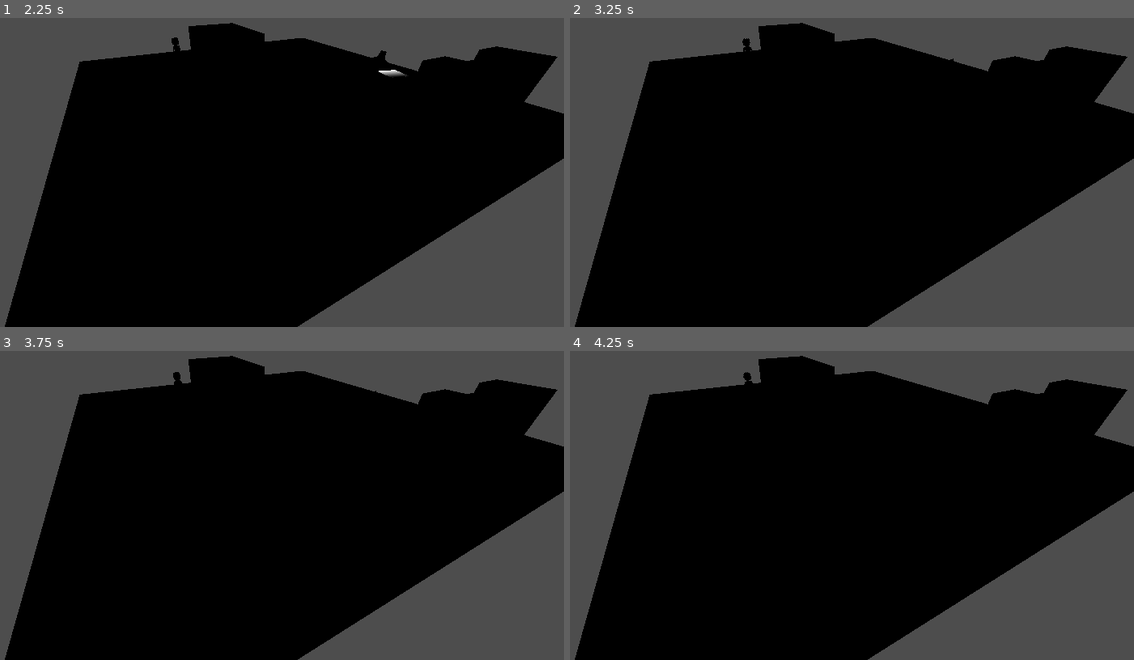
Above: before the commit, frames 1-4 (two rows, left to right).
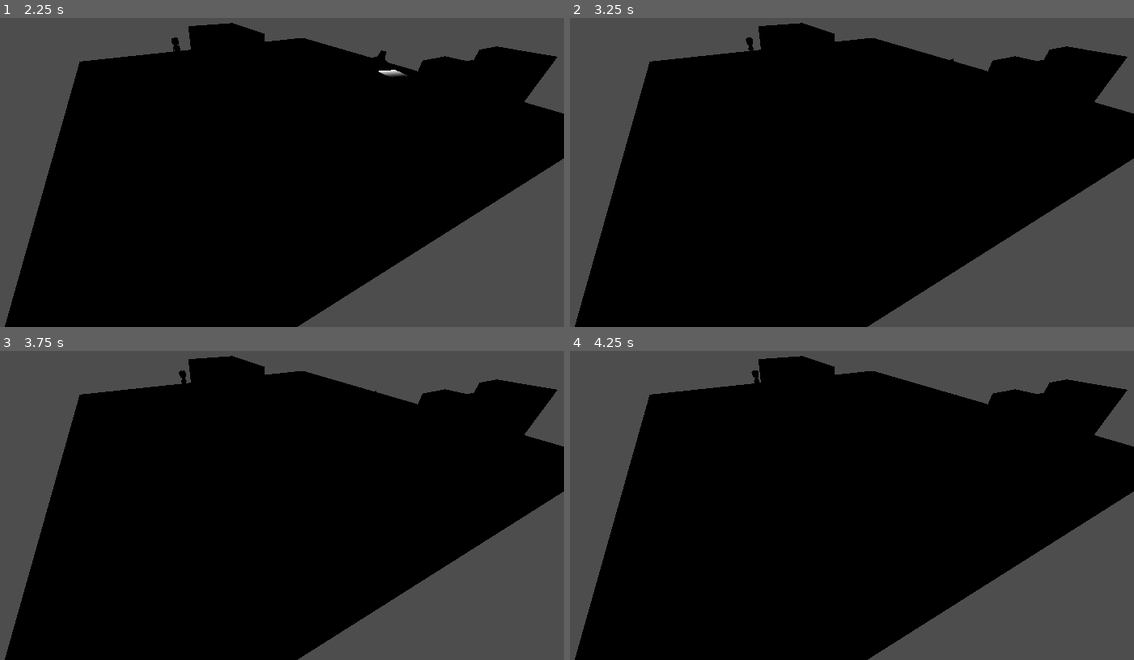
Above: after the commit, the same moments.

Repository: ZergioPC/aux_sombreron
Game: Godot game, scene res://Environment/map_testing.tscn
The game is run twice, just before and just after one commit, with the same random seed, the same clock (stepped at 60 frames per second) and the same inputs.
Inputs:
- Up to frame 1 (2.25 s): tap Enter at 0.5 s; hold Right (move_right) 0.53-1.28 s; tap X (attack) at 0.6 s; hold Down (move_back) 1.28-2.03 s; tap Z (dash) at 1.35 s; hold Right (move_right) from 2.03 s (still down); hold Shift (run) from 2.03 s (still down)
- Up to frame 2 (3.25 s): release Right (move_right) at 2.78 s; release Shift (run) at 2.78 s; hold Up (move_forward) from 2.78 s (still down); tap C (switch_character) at 2.85 s
- Up to frame 3 (3.75 s): release Up (move_forward) at 3.53 s; hold Left (move_left) from 3.53 s (still down); tap X (attack) at 3.6 s
- Up to frame 4 (4.25 s): keep holding Left (move_left)

Frame 1 is identical in both runs. In frame 2, less than 0.1% of the frame differs, in the area x 30-33%, y 6-11%; in frame 3, less than 0.1%; in frame 4, less than 0.1%, in the area x 30-34%, y 6-11%.

Commit message:
se terminan las fases de implementacion

Diff:
--- a/Environment/map_testing.tscn
+++ b/Environment/map_testing.tscn
@@ -57,7 +57,7 @@
 
 [node name="Tramposo" parent="Npcs" node_paths=PackedStringArray("safe_zone") instance=ExtResource("1_2ev4n")]
 transform = Transform3D(1, 0, 0, 0, 1, 0, 0, 0, 1, -6.65422, 0, 0)
-safe_zone = NodePath("../../SafeZones/2")
+safe_zone = NodePath("../../SafeZones/3")
 
 [node name="Peleador" parent="Npcs" node_paths=PackedStringArray("safe_zone") instance=ExtResource("1_p4juy")]
 transform = Transform3D(1, 0, 0, 0, 1, 0, 0, 0, 1, -6.462, 0, -14.123)
--- a/Game/HuntManager.gd
+++ b/Game/HuntManager.gd
@@ -45,6 +45,7 @@
 
 	var index := randi() % candidates.size()
 	_set_current_target(candidates[index])
+	print(candidates[index].name)
 
 
 ## Completa la captura del objetivo actual: le quita la marca, lo hace
